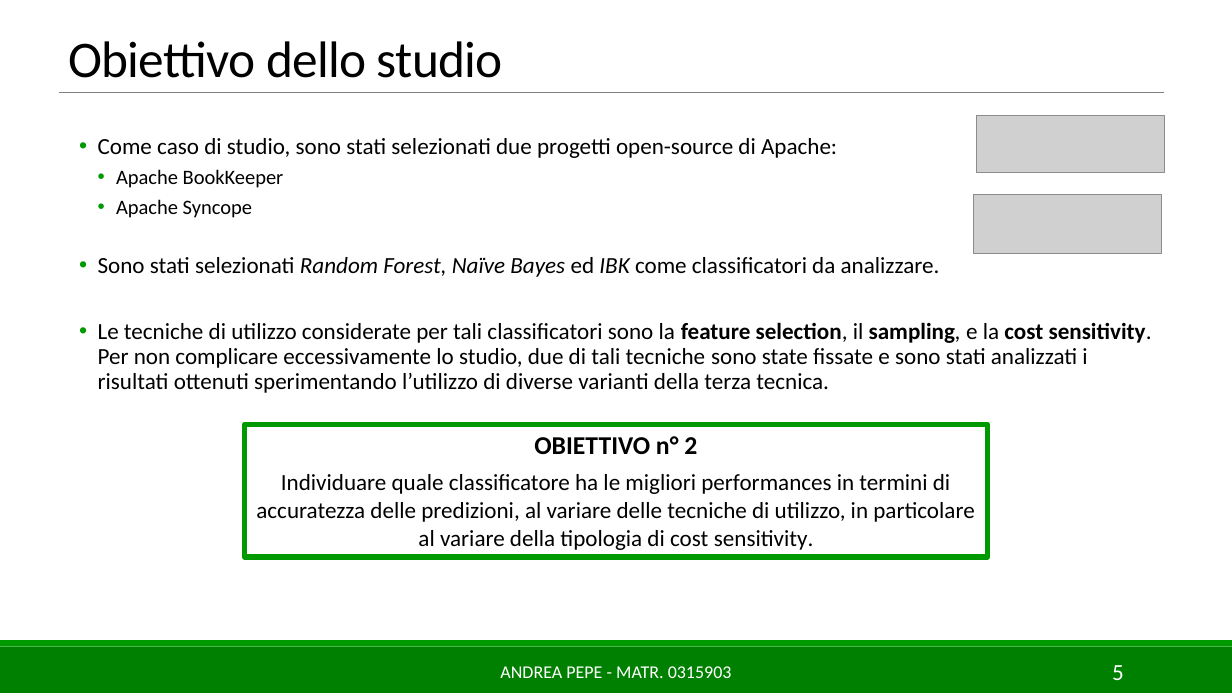
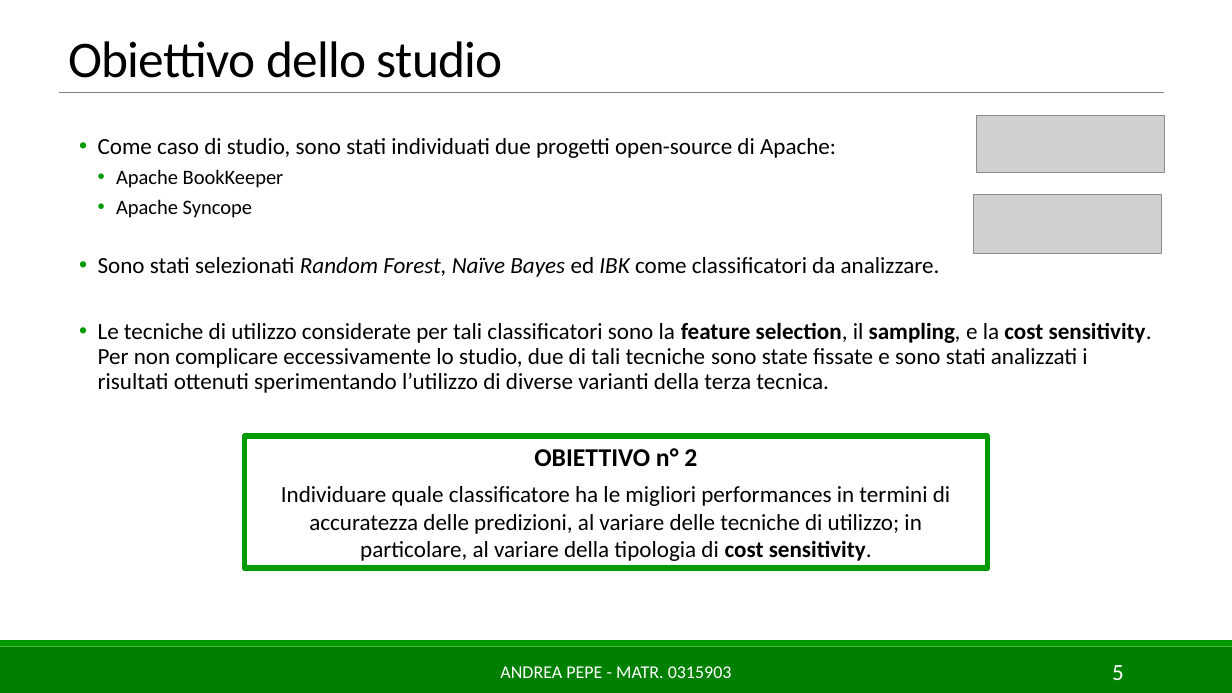
Before and after one commit to AndreaPepe/ISW2_Deliverables, a slide deck: slide 5 of ML/Slides/MLforSE_AndreaPepe_0315903.pptx. Drawn at 1232x693 pixels with LibreOffice and Linux fonts; fonts in the diff are those of the drawing; grey boxes stand for pictures. Boxes give left, top, right and bottom in pixels: in the first picture for what was removed or moved away, otherwise in the second. Text is boxed around its words. In the diff, an @@ line names an element or a change of style, - is before the commit and + after.

```diff
--- a/ML/Slides/MLforSE_AndreaPepe_0315903.pptx
+++ b/ML/Slides/MLforSE_AndreaPepe_0315903.pptx
@@ text at (98, 138, 836, 158): text changed @@
-  • Come caso di studio, sono stati selezionati due progetti open-source di Apache:
+  • Come caso di studio, sono stati individuati due progetti open-source di Apache:
@@ rectangle "OBIETTIVO n° 2": place and size @@
-rectangle "OBIETTIVO n° 2" at (245, 424, 988, 556)
+rectangle "OBIETTIVO n° 2" at (245, 436, 988, 568)
@@ text in rectangle at (281, 486, 950, 561): text changed @@
-Individuare quale classificatore ha le migliori performances in termini di accuratezza delle predizioni, al variare delle tecniche di utilizzo, in particolare al variare della tipologia di cost sensitivity.
+Individuare quale classificatore ha le migliori performances in termini di accuratezza delle predizioni, al variare delle tecniche di utilizzo; in particolare, al variare della tipologia di cost sensitivity.
```
Also in this commit, not shown: 11 other slides changed, 1 other file.
